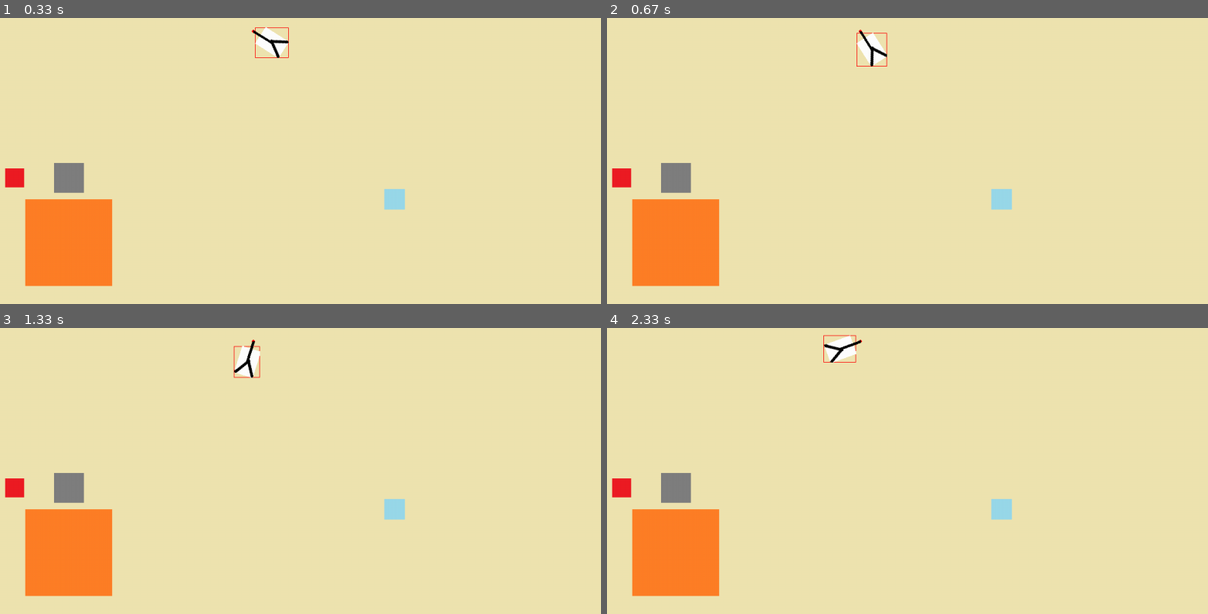
Above: before the commit, frames 1-4 (two rows, left to right).
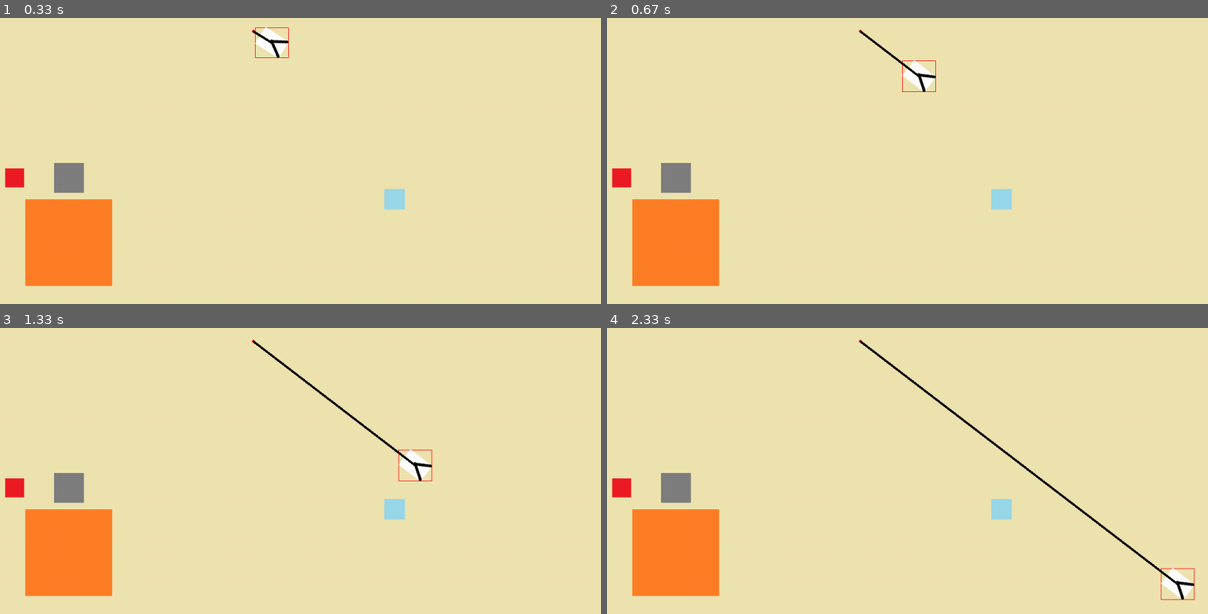
Above: after the commit, the same moments.

Repository: kjs2109/gold_mining_pygame
Game: pygame game, started from nadocoding_pygame.py
Two runs of this game, one before a commit and one after it. Both use one fixed random seed, a clock stepped at 60 frames per second and the inputs below.
Inputs (mouse positions are in pixels of both pictures, inside the frame that each line leads up to):
- Up to frame 1 (0.33 s): no input
- Up to frame 2 (0.67 s): click (859, 166) at 0.38 s
- Up to frame 3 (1.33 s): no input
- Up to frame 4 (2.33 s): no input

Frame 1 is identical in both runs. In frame 2, 0.8% of the frame differs, in the area x 41-55%, y 4-26%; in frame 3, 1.1%; in frame 4, 1.5%, in the area x 35-98%, y 2-96%.

Commit message:
9_claw_launch

Diff:
--- a/nadocoding_pygame.py
+++ b/nadocoding_pygame.py
@@ -1,4 +1,7 @@
-# 집게를 좌우로 이동 시키기 and swing
+# 집게 발사
+# 현재 위치로부터 집게를 발사하는 동작
+# 화면 밖으로 나가면 집게는 다시 원위치
+# 뻗을 때 속도, 돌아올 때 속도
 from lib2to3.pgen2.token import RIGHTSHIFTEQUAL
 import pygame
 import os
@@ -18,7 +21,7 @@
 
         self.original_image = self.image # rotate 할 때, 새로운 이미지가 계속 새성되는 것이므로 원본 이미지가 필요하다.
 
-    def update(self): # game 루프가 돌때마다 실행되는 함수
+    def update(self, to_x): # game 루프가 돌때마다 실행되는 함수
         # angle은 계속 업데이트 된다.
         if self.direction == LEFT:
             self.angle += self.angle_speed
@@ -27,10 +30,12 @@
 
         if self.angle < 10:
             self.angle = 10
-            self.direction = LEFT
+            self.set_direction(LEFT)
         elif self.angle > 170:
             self.angle = 170
-            self.direction = RIGHT
+            self.set_direction(RIGHT)
+
+        self.offset.x += to_x
 
         self.rotate() # ***
 
@@ -42,6 +47,9 @@
 
         self.rect = self.image.get_rect(center=self.position + offset_rotated) # 변화하는 claw 이미지에 따라 image의 center를 position에 고정시킨다.
         pygame.draw.rect(screen, RED, self.rect, 1)           # > 이미지가 제자리에서 회전할 수 있다.
+
+    def set_direction(self, direction):
+        self.direction = direction
 
     def draw(self, screen):
         screen.blit(self.image, self.rect)
@@ -78,9 +86,14 @@
 clock = pygame.time.Clock()
 
 # 게임 관련 변수
+to_x = 0 # x좌표 기준으로 집게 이미지를 이동시킬 값 저장 변수
+move_speed = 12 #발사할 때 이동 스피드, 상황에 따라서 스피드에 변화를 주어야 하기 때문에 변수에 지정
+
+# 방향 변수
 default_offset_x_claw = (40, 0)
 LEFT = -1 # 왼쪽 방향
 RIGHT = 1 # 오른쪽 방향
+STOP = 0
 
 # 색 변수
 RED = (255, 0, 0)
@@ -118,9 +131,13 @@
         if event.type == pygame.QUIT:
             running = False
 
+        if event.type == pygame.MOUSEBUTTONDOWN: # 마우스 버튼 누를 때 집게를 뻗음
+            claw.set_direction(STOP)
+            to_x = move_speed
+
     screen.blit(background_image, (0, 0))
     gemstone_group.draw(screen) # 그룹내 모든 sprite를 screen에 그림
-    claw.update()
+    claw.update(to_x)
     claw.draw(screen)
 
     pygame.display.update()
